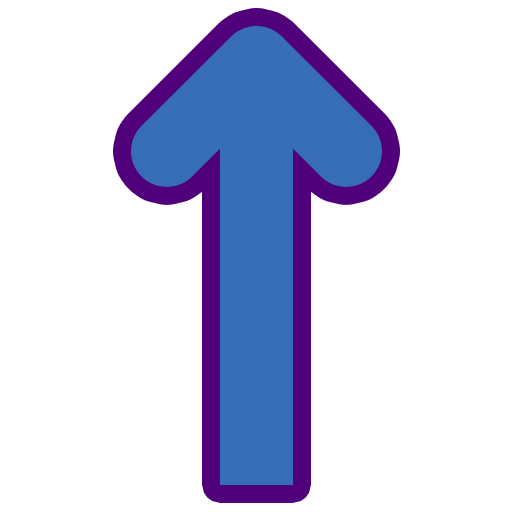
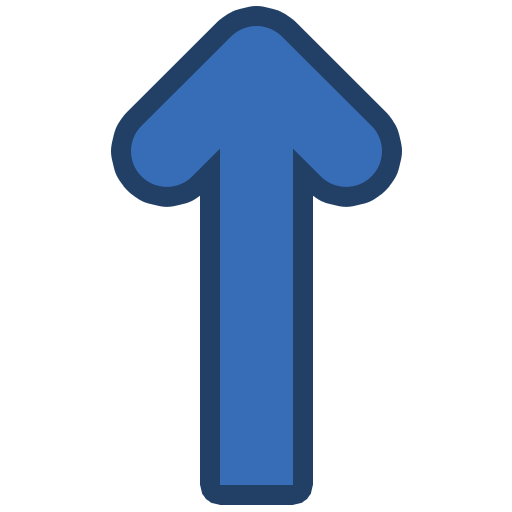
Layer changes from the first 512×512 image to the second:
pixels changed over [111, 6, 402, 505] (layer not identified)
